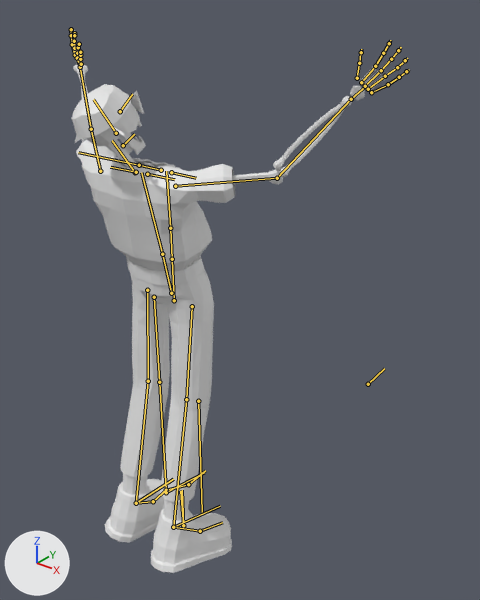
An edit to the Blender file art/models/characters/charon_poses/charon_statue.blend, drawn before and after from the same camera.
Both versions are drawn from a 50 mm camera at (1.57, -1.57, 2.17) aimed at (0.17, 0.18, 1.08). The axes (+X, +Y, +Z) are drawn at lower left. The lights are the same throughout. The picture after the commit comes second. Both versions are drawn at the pose saved in each file; the numbers are the values there. The bones that change, and the others that lie on the model, are drawn over the model as lines.

The first picture shows 'Charon.001'.
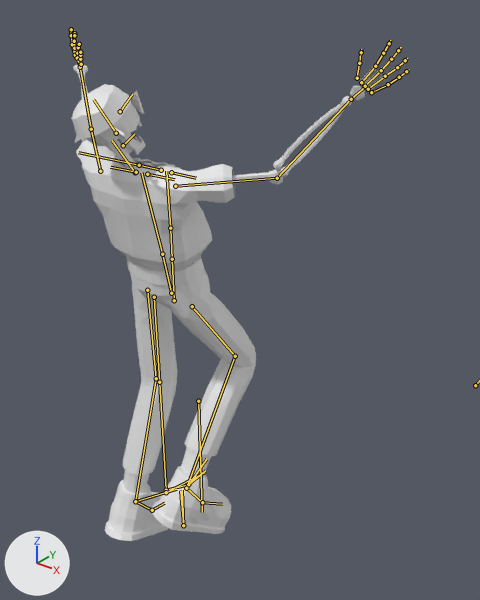
Boxes [x1, y1, x2, y2] around the edits, measured in the pictures (480 x 600 px):
'Charon.001', posed: before [70, 27, 410, 573]; after [70, 27, 410, 541]
bone 'ik.leg.r', root to tip: before (173, 527) to (220, 506); after (186, 488) to (206, 459)
bone 'ik.leg.l', root to tip: before (136, 503) to (173, 479); after (135, 501) to (176, 489)

What the commit changed:
Bone 'knee.r' (bone_knee_r) moves from (0.24, -0.156, 0.309) to (0.055, -0.148, 0.781).
Bone 'ik.leg.r' (bone_ik_leg_r) moves from (-0.031, -0.176, 0.003) to (-0.189, -0.121, 0.005).
Bone 'ik.leg.r' (bone_ik_leg_r) turns from (6, -6, -3) to (-23, 1, -4) degrees about its own x, y and z.
Bone 'ik.leg.l' (bone_ik_leg_l) moves from (0.031, -0.176, 0.003) to (0.037, -0.177, 0.005).
Bone 'ik.leg.l' (bone_ik_leg_l) turns from (6, 6, 3) to (0, -8, 12) degrees about its own x, y and z.
